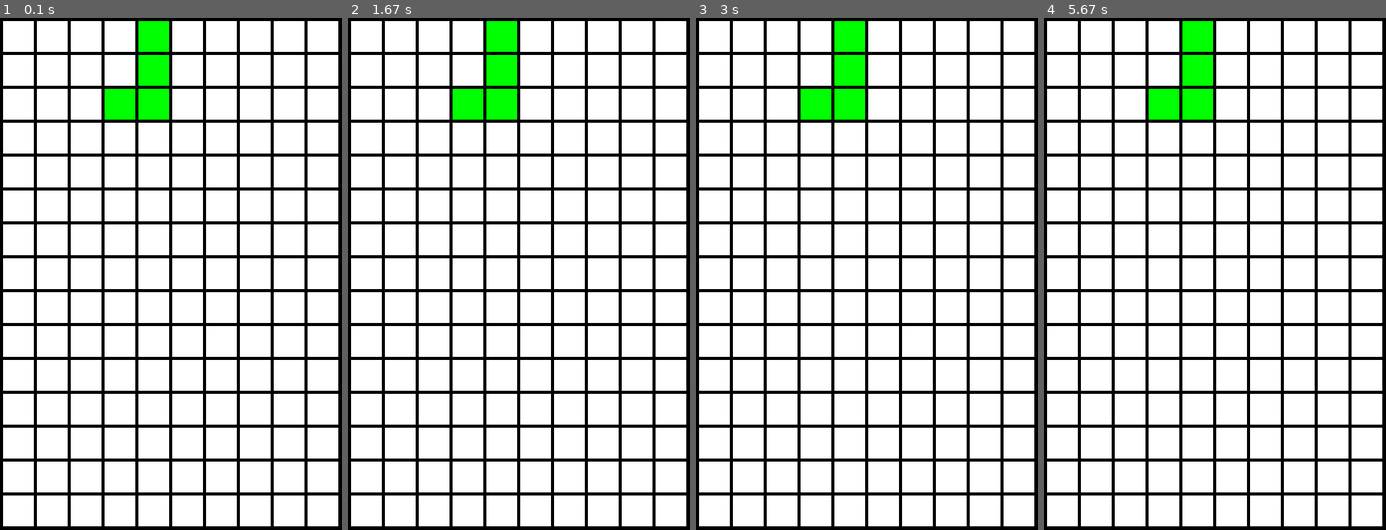
Above: before the commit, frames 1-4 (left to right).
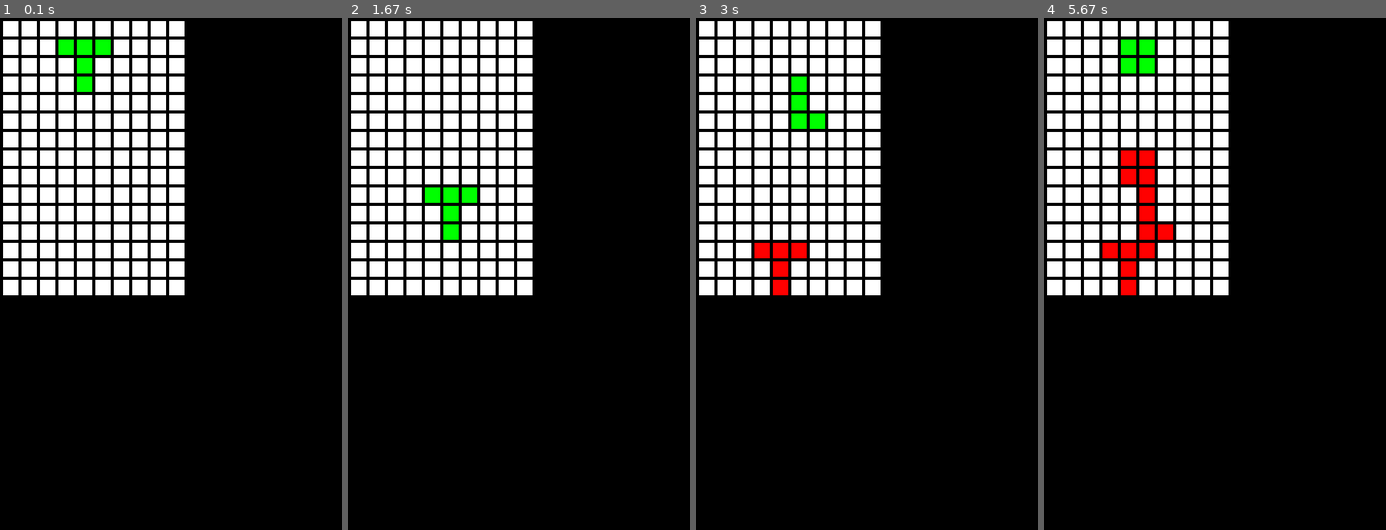
Above: after the commit, the same moments.

Repository: lolostheman/Tetris-PyGame
Game: pygame game, started from main.py
Two runs of this game, one before a commit and one after it. Both use one fixed random seed, a clock stepped at 60 frames per second and the inputs below.
Inputs:
- Up to frame 1 (0.1 s): no input
- Up to frame 2 (1.67 s): hold Right 0.33-0.8 s; hold Right 0.83-1.3 s; hold Left from 1.33 s (still down)
- Up to frame 3 (3 s): release Left at 1.87 s; hold Left 1.9-2.43 s; hold Right from 2.47 s (still down)
- Up to frame 4 (5.67 s): release Right at 3.1 s; hold Left 3.13-3.68 s; hold Right 3.72-4.27 s; hold Right 4.3-4.85 s; hold Left 4.88-5.43 s

The runs differ from the first frame. In frame 1, 70% of the frame differs, in the area x 0-99%, y 0-100%; in frame 2, 70%; in frame 3, 70%; in frame 4, 72%.

Commit message:
Shift right left, working

Diff:
--- a/main.py
+++ b/main.py
@@ -10,7 +10,7 @@
 WHITE = (255, 255, 255)
 GREEN = (0, 255, 0)
 RED = (255, 0, 0)
-block_size = 50
+block_size = 25
 height = 800
 width = 500
 columns = 10
@@ -50,20 +50,20 @@
         current_positions[2][3] = 1
         #current_positions[12][7] = 1
     if shape == "O":
-        current_positions[4][0] = 1
-        current_positions[5][0] = 1
-        current_positions[4][1] = 1
-        current_positions[5][1] = 1
+        current_positions[0][4] = 1
+        current_positions[0][5] = 1
+        current_positions[1][4] = 1
+        current_positions[1][5] = 1
     if shape == "P":
-        current_positions[4][0] = 1
-        current_positions[3][0] = 1
-        current_positions[3][1] = 1
-        current_positions[3][2] = 1
+        current_positions[0][4] = 1
+        current_positions[0][3] = 1
+        current_positions[1][3] = 1
+        current_positions[2][3] = 1
     if shape == "L":
-        current_positions[4][0] = 1
-        current_positions[4][1] = 1
-        current_positions[4][2] = 1
-        current_positions[5][2] = 1
+        current_positions[0][4] = 1
+        current_positions[1][4] = 1
+        current_positions[2][4] = 1
+        current_positions[2][5] = 1
     return current_positions
 
 
@@ -71,7 +71,7 @@
     #current_positions = np.roll(current_positions, 1, axis=0)
     for i in range(columns):
         for j in range(rows-1, -1, -1):
-            if (current_positions[j][i] == 1) and j != (rows-1) and hit_bottom(current_positions):          #and (current_positions[j+1][i] != 2)
+            if (current_positions[j][i] == 1) and j != (rows-1) and not hit_bottom(current_positions):          #and (current_positions[j+1][i] != 2)
                 current_positions[j][i] = 0
                 current_positions[j+1][i] = 1
             #print(j)
@@ -84,9 +84,12 @@
     for i in range(columns):
         for j in range(rows):
             color = WHITE
-            if grid[j][i] == 1 or grid[j][i] == 2:
+            if grid[j][i] == 2:
+                color = RED
+            if grid[j][i] == 1:
                 color = GREEN
             pygame.draw.rect(screen, color, [(5 + block_size) * i + 5, (5 + block_size) * j + 5, block_size, block_size])
+
     clock.tick(60)
     pygame.display.flip()
     #return screen
@@ -95,29 +98,50 @@
 def create_bottom(current_positions):
     for i in range(columns):
         for j in range(rows-1, -1, -1):
-            if current_positions[rows-1][i] == 1:
-                current_positions[rows-1][i] == 2
+            if current_positions[j][i] == 1 and j == rows-1:
+                current_positions[j][i] = 2
+                current_positions = convert(current_positions)
             if j != (rows-1) and current_positions[j][i] == 1 and current_positions[j+1][i] == 2:
                 current_positions[j][i] = 2
+                current_positions = convert(current_positions)
             #print(j)
     return current_positions
 
 
+def convert(current_positions):
+    for i in range(columns):
+        for j in range(rows-1):
+            if current_positions[j][i] == 1:
+                current_positions[j][i] = 2
+    return current_positions
+
 
 def shift_right(current_positions):
+    for i in range(columns-1, 0, -1):
+        for j in range(rows-1):
+            if current_positions[j][i] == 1 and i != columns-1:
+                current_positions[j][i] = 0
+                current_positions[j][i+1] = 1
     return current_positions
 
 
 def shift_left(current_positions):
-    return current_positions
+    for i in range(columns):
+        for j in range(rows-1):
+            if current_positions[j][i] == 1 and i != 0:
+                current_positions[j][i] = 0
+                current_positions[j][i-1] = 1
+    return current_positions
+
 
 
 def hit_bottom(current_positions):
-    for i in range(columns):
-        for j in range(14):
-            if current_positions[j][i] == 1 and current_positions[j+1][i] == 2:
-                return True
-    return False
+    #hit = False
+    for i in range(columns):
+        for j in range(rows):
+            if current_positions[j][i] == 1:
+                return False
+    return True
 
 
 def main():
@@ -126,25 +150,35 @@
     random_shape = ["T", "J", "O", "P", "L"]
     running = True
     current_positions = [[0 for x in range(columns)] for y in range(rows)]
-    current_positions = create_shape("J", current_positions)
+    current_positions = create_shape(random_shape[random.randint(0, 4)], current_positions)
+    grid = create_grid(current_positions)
     while running:
         for event in pygame.event.get():  # User did something
             if event.type == pygame.QUIT:  # If user clicked close
                 running = False
+            if event.type == pygame.KEYDOWN:
+                if event.key == pygame.K_RIGHT:
+                    grid = shift_right(grid)
+                if event.key == pygame.K_LEFT:
+                    grid = shift_left(grid)
+
         if hit_bottom(current_positions):
-            current_positions = create_shape("T", current_positions)                    #random_shape(random.randint(0, 4))
+            print("hit")
+            current_positions = create_shape(random_shape[random.randint(0, 4)], grid)                    #random_shape(random.randint(0, 4))
         else:
-            grid = create_grid(current_positions)
+
         # draw_shape(grid)
             #clock.tick(60)
             #pygame.display.flip()
             #grid = create_bottom(grid)
-            create_bottom(grid)
+
             grid = shift_down(grid)
+            grid = create_bottom(grid)
             draw_shape(grid)
+
             print("here")
 
-            time.sleep(0.5)
+            time.sleep(0.2)
             current_positions = grid
     pygame.quit()
 
@@ -152,7 +186,7 @@
 def main_menu():
     run = True
     while run:
-        screen.fill((0, 0, 0))
+        screen.fill((255, 255, 255))
         pygame.display.update()
         for event in pygame.event.get():
             if event.type == pygame.QUIT:
